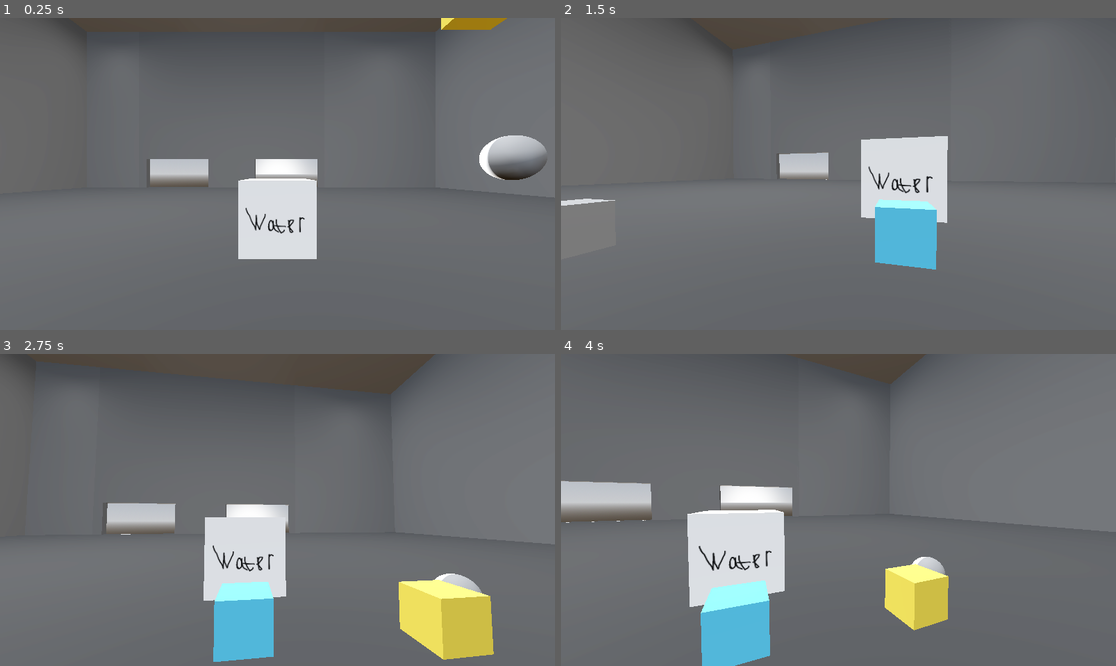
Above: before the commit, frames 1-4 (two rows, left to right).
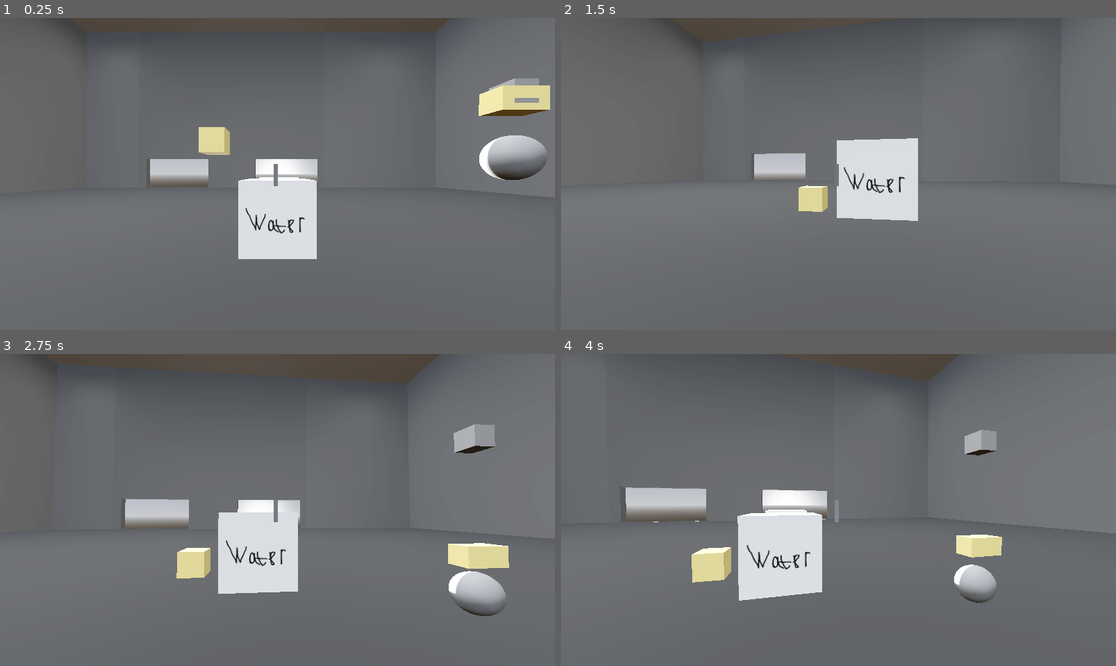
Above: after the commit, the same moments.

Repository: Meow-jar/Bread-factor
Game: Godot game, scene res://node_3d.tscn
Two runs of this game, one before a commit and one after it. Both use one fixed random seed, a clock stepped at 60 frames per second and the inputs below.
Inputs (mouse positions are in pixels of both pictures, inside the frame that each line leads up to):
- Up to frame 1 (0.25 s): no input
- Up to frame 2 (1.5 s): move the mouse to (866, 174) at 0.52 s; move the mouse to (810, 174) at 1.27 s
- Up to frame 3 (2.75 s): tap Enter at 2 s; move the mouse to (288, 503) at 2.02 s
- Up to frame 4 (4 s): move the mouse to (832, 516) at 2.77 s; tap Space at 3.5 s; move the mouse to (877, 513) at 3.52 s

The runs differ from the first frame. In frame 1, 2.3% of the frame differs, in the area x 35-100%, y 0-54%; in frame 2, 6.2%; in frame 3, 12%; in frame 4, 15%, in the area x 0-100%, y 0-100%.

Commit message:
build 0.2.9
с божьей помощью сделал печь

Diff:
--- /dev/null
+++ b/Ingredients/dough.tscn
@@ -0,0 +1,21 @@
+[gd_scene format=3 uid="uid://dyat0srs3fpnb"]
+
+[ext_resource type="Texture2D" uid="uid://db3urykbru4cp" path="res://textures/dough.png" id="1_jl424"]
+
+[sub_resource type="StandardMaterial3D" id="StandardMaterial3D_g6h1q"]
+albedo_texture = ExtResource("1_jl424")
+
+[sub_resource type="BoxMesh" id="BoxMesh_wgtb6"]
+
+[sub_resource type="BoxShape3D" id="BoxShape3D_trysl"]
+
+[node name="dough" type="RigidBody3D" unique_id=1111943601]
+collision_layer = 2
+collision_mask = 3
+
+[node name="MeshInstance3D" type="MeshInstance3D" parent="." unique_id=633311105]
+material_override = SubResource("StandardMaterial3D_g6h1q")
+mesh = SubResource("BoxMesh_wgtb6")
+
+[node name="CollisionShape3D" type="CollisionShape3D" parent="." unique_id=1080092686]
+shape = SubResource("BoxShape3D_trysl")
--- a/character_body_3d.tscn
+++ b/character_body_3d.tscn
@@ -11,11 +11,13 @@
 @onready var camer = $camer
 @onready var pick_up_ray = $camer/Camera3D/RayCast3D
 @onready var hand = $camer/Camera3D/hand/MeshInstance3D
+@onready var water = $\"../spawn_water\"
+@onready var flour = $\"../spawn_flour\"
 var action = true
 const SPEED = 5.0
 const JUMP_VELOCITY = 4.5
 var gravity: float = ProjectSettings.get_setting(\"physics/3d/default_gravity\")
-var held_object = null
+@export var held_object = null
 var object_is_picked = false
 var hold_object = false
 func _ready():
@@ -54,7 +56,7 @@
 	var object = pick_up_ray.get_collider()
 	if action == true:
 		if pick_up_ray.is_colliding():
-			if object.is_in_group(\"pickable\") and Input.is_action_just_pressed(\"action\"):
+			if Input.is_action_just_pressed(\"action\"):
 				held_object = object
 				held_object.collision_layer = 2
 				object_is_picked = true
@@ -74,13 +76,13 @@
 
 
 func _on_area_3d_body_entered(body: Node3D) -> void:
-	if body != $\"../water\" or $\"../flour\" or player:
+	if body.get_parent() == water or body.get_parent() == flour or player:
 		action = false
 	pass # Replace with function body.
 
 
 func _on_area_3d_body_exited(body: Node3D) -> void:
-	if body != $\"../water\" or $\"../flour\" or player:
+	if body.get_parent() == water or body.get_parent() == flour or player:
 		action = true
 	pass # Replace with function body.
 "
@@ -117,8 +119,7 @@
 [node name="hand" type="Node3D" parent="camer/Camera3D" unique_id=341082545]
 
 [node name="MeshInstance3D" type="MeshInstance3D" parent="camer/Camera3D/hand" unique_id=1591494827]
-transform = Transform3D(0.04, 0, 0, 0, 0.2, 0, 0, 0, 0.2, -0.014862359, -0.20550257, -1.8598412)
-visible = false
+transform = Transform3D(0.04, 0, 0, 0, 0.2, 0, 0, 0, 0.2, -0.014862359, -0.010833085, -1.9202112)
 mesh = SubResource("BoxMesh_bu0v1")
 
 [node name="Area3D" type="Area3D" parent="camer/Camera3D/hand" unique_id=250990419]
--- /dev/null
+++ b/debug/spawn_dough.tscn
@@ -0,0 +1,34 @@
+[gd_scene format=3 uid="uid://06dmitvnk7of"]
+
+[sub_resource type="GDScript" id="GDScript_d8luh"]
+script/source = "extends Node3D
+@onready var spawn = $spawn
+@onready var dough = preload(\"res://Ingredients/dough.tscn\")
+# Called when the node enters the scene tree for the first time.
+func _ready() -> void:
+	for i in 2:
+		spawn_object()
+
+	pass # Replace with function body.
+
+
+# Called every frame. 'delta' is the elapsed time since the previous frame.
+func _process(delta: float) -> void:
+	pass
+
+func spawn_object():
+	var new_dough = dough.instantiate()
+
+	new_dough.position.x = spawn.position.x
+	new_dough.position.y = spawn.position.y
+	new_dough.position.z = spawn.position.z
+	add_child(new_dough)
+"
+
+[sub_resource type="BoxMesh" id="BoxMesh_d8luh"]
+
+[node name="spawn_dough" type="Node3D" unique_id=378610973]
+script = SubResource("GDScript_d8luh")
+
+[node name="spawn" type="MeshInstance3D" parent="." unique_id=1319877259]
+mesh = SubResource("BoxMesh_d8luh")
--- /dev/null
+++ b/debug/spawn_flour.tscn
@@ -0,0 +1,34 @@
+[gd_scene format=3 uid="uid://i77oydqd5rrq"]
+
+[sub_resource type="GDScript" id="GDScript_5415g"]
+script/source = "extends Node3D
+@onready var spawn = $spawn
+@onready var flour = preload(\"res://Ingredients/flour.tscn\")
+# Called when the node enters the scene tree for the first time.
+func _ready() -> void:
+	for i in 5:
+		spawn_object(0,0,0)
+
+	pass # Replace with function body.
+
+
+# Called every frame. 'delta' is the elapsed time since the previous frame.
+func _process(delta: float) -> void:
+	pass
+
+func spawn_object(x, y, z):
+	var new_flour = flour.instantiate()
+
+	new_flour.position.x = spawn.position.x
+	new_flour.position.y = spawn.position.y
+	new_flour.position.z = spawn.position.z
+	add_child(new_flour)
+"
+
+[sub_resource type="BoxMesh" id="BoxMesh_fan1g"]
+
+[node name="spawn_flour" type="Node3D" unique_id=296075015]
+script = SubResource("GDScript_5415g")
+
+[node name="spawn" type="MeshInstance3D" parent="." unique_id=1415609935]
+mesh = SubResource("BoxMesh_fan1g")
--- /dev/null
+++ b/debug/spawn_water.tscn
@@ -0,0 +1,34 @@
+[gd_scene format=3 uid="uid://wnexdnier4i1"]
+
+[sub_resource type="GDScript" id="GDScript_t28a1"]
+script/source = "extends Node3D
+@onready var spawn = $spawn
+@onready var water = preload(\"res://Ingredients/water.tscn\")
+# Called when the node enters the scene tree for the first time.
+func _ready() -> void:
+	for i in 5:
+		spawn_object()
+
+	pass # Replace with function body.
+
+
+# Called every frame. 'delta' is the elapsed time since the previous frame.
+func _process(delta: float) -> void:
+	pass
+
+func spawn_object():
+	var new_water = water.instantiate()
+
+	new_water.position.x = spawn.position.x
+	new_water.position.y = spawn.position.y
+	new_water.position.z = spawn.position.z
+	add_child(new_water)
+"
+
+[sub_resource type="BoxMesh" id="BoxMesh_fb8j3"]
+
+[node name="spawn_water" type="Node3D" unique_id=662677055]
+script = SubResource("GDScript_t28a1")
+
+[node name="spawn" type="MeshInstance3D" parent="." unique_id=541083200]
+mesh = SubResource("BoxMesh_fb8j3")
--- /dev/null
+++ b/mashine/bake_machine.tscn
@@ -0,0 +1,94 @@
+[gd_scene format=3 uid="uid://dtlqavq71xw8x"]
+
+[ext_resource type="Texture2D" uid="uid://brpvs71yxuyxg" path="res://textures/machine2.png" id="1_5txx1"]
+[ext_resource type="ArrayMesh" uid="uid://bpdlh62psptdo" path="res://model/mix_machine.obj" id="2_ckph2"]
+
+[sub_resource type="GDScript" id="GDScript_fhs66"]
+script/source = "extends Node3D
+var doughbool = false
+var bread = preload(\"res://Ingredients/bread.tscn\")
+var dough = \"res://Ingredients/dough.tscn\"
+@onready var spawn = $spawn
+@onready var colision_player = $\".\"
+var dough_inven = 0
+
+
+# Called when the node enters the scene tree for the first time.
+func _ready() -> void:
+	pass # Replace with function body.
+
+
+# Called every frame. 'delta' is the elapsed time since the previous frame.
+func _process(delta: float) -> void:
+	if dough_inven > 0 and dough_inven < 2:
+		dough_inven = dough_inven - 1
+		spawn_object()
+	pass
+
+
+func spawn_object():
+	var new_bread = bread.instantiate()
+
+	new_bread.position.x = spawn.position.x
+	new_bread.position.y = spawn.position.y
+	new_bread.position.z = spawn.position.z
+
+	new_bread.collision_layer = 1
+	add_child(new_bread)
+
+func _on_dough_tg_body_entered(body: Node3D) -> void:
+	print(\"Body: \", body, \"dough:\", dough)
+	if body.scene_file_path == dough:
+		dough_inven = dough_inven + 1
+		if dough_inven > 0 and dough_inven < 2:
+			print (\"dough = \",dough_inven)
+			body.queue_free()
+		doughbool = true
+		print(doughbool)
+	pass # Replace with function body.
+
+
+func _on_dough_tg_body_exited(body: Node3D) -> void:
+	if body.scene_file_path == dough:
+		doughbool = false
+		print(doughbool)
+	pass # Replace with function body.
+"
+
+[sub_resource type="StandardMaterial3D" id="StandardMaterial3D_vc7sq"]
+albedo_texture = ExtResource("1_5txx1")
+
+[sub_resource type="ConcavePolygonShape3D" id="ConcavePolygonShape3D_kl3a6"]
+data = PackedVector3Array(-1, 1, -1, 1, 1, -1, -1, 1, 1, -1, 1, 1, 1, 1, -1, 1, 1, 1, 1, 1, 1, 1, -1, 1, -1, 1, 1, -1, 1, 1, 1, -1, 1, -1, -1, 1, -1, 1, 1, -1, -1, 1, -1, 1, -1, -1, 1, -1, -1, -1, 1, -1, -1, -1, 1, -1, -1, -1, -1, -1, 1, -1, 1, 1, -1, 1, -1, -1, -1, -1, -1, 1, 1, 1, -1, 1, -1, -1, 1, 1, 1, 1, 1, 1, 1, -1, -1, 1, -1, 1, -1, 1, -1, -1, -1, -1, 1, 1, -1, 1, 1, -1, -1, -1, -1, 1, -1, -1)
+
+[sub_resource type="BoxShape3D" id="BoxShape3D_yur2r"]
+
+[sub_resource type="BoxMesh" id="BoxMesh_5txx1"]
+
+[node name="bake_machine" type="Node3D" unique_id=269504517]
+script = SubResource("GDScript_fhs66")
+
+[node name="MeshInstance3D" type="MeshInstance3D" parent="." unique_id=93102538]
+material_override = SubResource("StandardMaterial3D_vc7sq")
+mesh = ExtResource("2_ckph2")
+
+[node name="StaticBody3D" type="StaticBody3D" parent="MeshInstance3D" unique_id=1119257909]
+
+[node name="CollisionShape3D" type="CollisionShape3D" parent="MeshInstance3D/StaticBody3D" unique_id=103499353]
+shape = SubResource("ConcavePolygonShape3D_kl3a6")
+
+[node name="dough_tg" type="Area3D" parent="." unique_id=1611887304]
+transform = Transform3D(1, 0, 0, 0, 1, 0, 0, 0, 1, 0, 0, 1.6919981)
+collision_layer = 3
+collision_mask = 3
+
+[node name="CollisionShape3D" type="CollisionShape3D" parent="dough_tg" unique_id=1491711993]
+shape = SubResource("BoxShape3D_yur2r")
+
+[node name="spawn" type="MeshInstance3D" parent="." unique_id=263740745]
+transform = Transform3D(1, 0, 0, 0, 1, 0, 0, 0, 1, 0, 0, -1.5637915)
+visible = false
+mesh = SubResource("BoxMesh_5txx1")
+
+[connection signal="body_entered" from="dough_tg" to="." method="_on_dough_tg_body_entered"]
+[connection signal="body_exited" from="dough_tg" to="." method="_on_dough_tg_body_exited"]
--- a/node_3d.tscn
+++ b/node_3d.tscn
@@ -1,11 +1,14 @@
 [gd_scene format=3 uid="uid://dbjxh4suwijt7"]
 
 [ext_resource type="PackedScene" uid="uid://bbtjafp66ea74" path="res://mashine/mix_machine.tscn" id="3_a0tk4"]
-[ext_resource type="PackedScene" uid="uid://cjb7xj146tues" path="res://Ingredients/water.tscn" id="4_jka67"]
 [ext_resource type="PackedScene" uid="uid://b8vh7gqrqaqin" path="res://character_body_3d.tscn" id="4_r3fl7"]
-[ext_resource type="PackedScene" uid="uid://n33qro5pqfem" path="res://Ingredients/flour.tscn" id="5_i5arm"]
 [ext_resource type="PackedScene" uid="uid://c0fd6m3ph5ka3" path="res://factor.tscn" id="5_jka67"]
 [ext_resource type="PackedScene" uid="uid://dc3k7pl0a8fej" path="res://Ingredients/bread.tscn" id="6_i5arm"]
+[ext_resource type="PackedScene" uid="uid://dtlqavq71xw8x" path="res://mashine/bake_machine.tscn" id="7_jsk3o"]
+[ext_resource type="PackedScene" uid="uid://wnexdnier4i1" path="res://debug/spawn_water.tscn" id="7_wc5p8"]
+[ext_resource type="PackedScene" uid="uid://06dmitvnk7of" path="res://debug/spawn_dough.tscn" id="8_4arys"]
+[ext_resource type="PackedScene" uid="uid://i77oydqd5rrq" path="res://debug/spawn_flour.tscn" id="8_jsk3o"]
+[ext_resource type="PackedScene" uid="uid://dyat0srs3fpnb" path="res://Ingredients/dough.tscn" id="9_4arys"]
 
 [sub_resource type="ProceduralSkyMaterial" id="ProceduralSkyMaterial_a202f"]
 sky_horizon_color = Color(0.66224277, 0.6717428, 0.6867428, 1)
@@ -51,11 +54,20 @@
 [node name="mix_machine" parent="." unique_id=867410158 instance=ExtResource("3_a0tk4")]
 transform = Transform3D(1, 0, 0, 0, 1, 0, 0, 0, 1, 0, 4.443521, -6.6995406)
 
-[node name="water" parent="." unique_id=311863782 groups=["pickable"] instance=ExtResource("4_jka67")]
-transform = Transform3D(1, 0, 0, 0, 1, 0, 0, 0, 1, 0, 10.708844, -4.6398163)
+[node name="bread" parent="." unique_id=1711084862 instance=ExtResource("6_i5arm")]
+transform = Transform3D(1, 0, 0, 0, 1, 0, 0, 0, 1, -6.524982, 7.921358, -2.9548492)
 
-[node name="flour" parent="." unique_id=361582024 groups=["pickable"] instance=ExtResource("5_i5arm")]
-transform = Transform3D(1, 0, 0, 0, 1, 0, 0, 0, 1, 3.827176, 9.327146, -4.1711426)
+[node name="spawn_water" parent="." unique_id=662677055 groups=["pickable"] instance=ExtResource("7_wc5p8")]
+transform = Transform3D(1, 0, 0, 0, 1, 0, 0, 0, 1, 7.330127, 8.70656, 0)
 
-[node name="bread" parent="." unique_id=1711084862 groups=["pickable"] instance=ExtResource("6_i5arm")]
-transform = Transform3D(1, 0, 0, 0, 1, 0, 0, 0, 1, -6.524982, 7.921358, -2.9548492)
+[node name="spawn_flour" parent="." unique_id=296075015 instance=ExtResource("8_jsk3o")]
+transform = Transform3D(1, 0, 0, 0, 1, 0, 0, 0, 1, 5.251854, 10.144478, 3.3748455)
+
+[node name="bake_machine" parent="." unique_id=269504517 instance=ExtResource("7_jsk3o")]
+transform = Transform3D(1, 0, 0, 0, 1, 0, 0, 0, 1, 0.0725255, 4.4332914, -11.944727)
+
+[node name="spawn_dough" parent="." unique_id=378610973 instance=ExtResource("8_4arys")]
+transform = Transform3D(1, 0, 0, 0, 1, 0, 0, 0, 1, 10.27541, 9.055186, -9.422169)
+
+[node name="dough" parent="." unique_id=1111943601 instance=ExtResource("9_4arys")]
+transform = Transform3D(1, 0, 0, 0, 1, 0, 0, 0, 1, -2.5930405, 7.244608, -9.040209)
--- a/project.godot
+++ b/project.godot
@@ -17,9 +17,6 @@
 
 [display]
 
-window/size/viewport_width=1920
-window/size/viewport_height=1080
-window/size/mode=3
 window/size/borderless=true
 
 [editor]
Binary file added: textures/dough.png
Not shown, added: textures/dough.png.import
Binary file added: textures/machine2.png
Not shown, added: textures/machine2.png.import
Not shown, added: mashine/mix_machine.tscn1919441986.tmp
Not shown, added: mashine/mix_machine.tscn1959191360.tmp
Not shown, added: mashine/mix_machine.tscn1977001086.tmp
Not shown, added: mashine/mix_machine.tscn1985962076.tmp
Not shown, added: mashine/mix_machine.tscn2005677986.tmp
Not shown, added: mashine/mix_machine.tscn5793673253.tmp
Not shown, added: mashine/mix_machine.tscn5803840464.tmp
